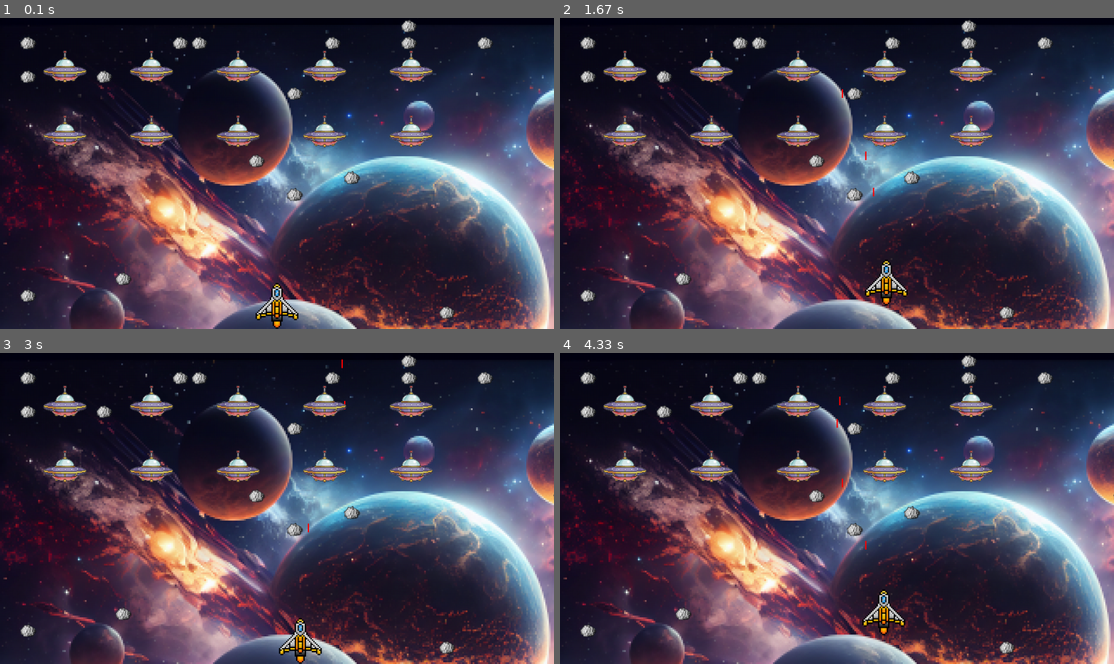
Above: before the commit, frames 1-4 (two rows, left to right).
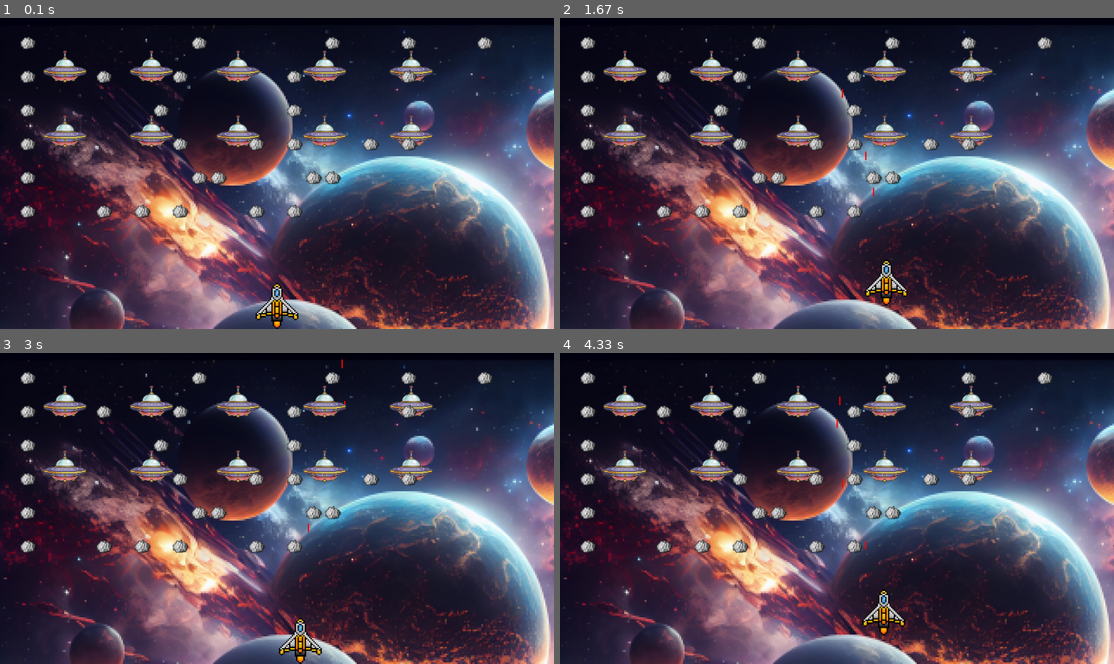
Above: after the commit, the same moments.

Repository: EgorAgafonov/Galaxian_Pygame_
Game: pygame game, started from alien_invasion.py
The game is run twice, just before and just after one commit, with the same random seed, the same clock (stepped at 60 frames per second) and the same inputs.
Inputs:
- Up to frame 1 (0.1 s): no input
- Up to frame 2 (1.67 s): tap Space at 0.33, 0.73, 1.03, 1.23, 1.57 s; hold Right 0.67-1.13 s; hold Up 1.17-1.47 s; hold Right from 1.5 s (still down)
- Up to frame 3 (3 s): tap Space at 1.87, 2.07, 2.37, 2.63, 2.97 s; release Right at 1.97 s; hold Left 2-2.53 s; hold Down 2.57-2.87 s; hold Left from 2.9 s (still down)
- Up to frame 4 (4.33 s): tap Space at 3.27, 3.4, 3.8, 4.1 s; release Left at 3.3 s; hold Up 3.33-3.7 s; hold Right from 3.73 s (still down)

The runs differ from the first frame. In frame 1, 2.7% of the frame differs, in the area x 3-100%, y 0-97%; in frame 2, 2.7%; in frame 3, 2.7%; in frame 4, 2.7%.

Commit message:
Files updated

Diff:
--- a/alien_invasion.py
+++ b/alien_invasion.py
@@ -20,8 +20,8 @@
         self.ship = Ship(screen=self.screen, ai_settings=self.settings)
         self.bullets = pygame.sprite.Group()
         self.aliens = pygame.sprite.Group()
+        self.meteors = pygame.sprite.Group()
         self._create_aliens_fleet()
-        self.meteors = pygame.sprite.Group()
         self._create_meteorite_belt()
 
     def run_game(self):
@@ -127,21 +127,21 @@
 
         meteor.x = meteor_width + randint(-10, 10) * meteor_width * meteor_number
         meteor.rect.x = meteor.x
-        meteor.rect.y = meteor.rect.height + randint(-10, 10) * meteor.rect.height * row_number
-        self.meteors.add(meteor)
+        meteor.rect.y = meteor.rect.height + 2 * meteor.rect.height * row_number
+        self.aliens.add(meteor)
 
     def _create_meteorite_belt(self):
         """"""
 
         meteor = Meteor(self)
         meteor_width, meteor_height = meteor.rect.size
-        available_space_x = self.settings.screen_width - (randint(-10, 10) * meteor_width)
-        number_meteor_x = available_space_x // (1 * meteor_width)
+        available_space_x = self.settings.screen_width - (2 * meteor_width)
+        number_meteor_x = available_space_x // (2 * meteor_width)
 
         # определим количество рядов, помещающихся на экране
-        ship_height = meteor.rect.height
-        available_space_y = (self.settings.screen_height - (1 * meteor_height) - ship_height)
-        number_rows = available_space_y // (1 * meteor_height)
+        ship_height = self.ship.rect.height
+        available_space_y = (self.settings.screen_height - (3 * meteor_height) - ship_height)
+        number_rows = available_space_y // (2 * meteor_height)
 
         # создание флота кораблей пришельцев
         for row_number in range(number_rows):
@@ -153,11 +153,11 @@
 
         self.screen.fill(self.settings.bg_color)
         self.screen.blit(self.settings.bckgrnd_screen, (0, 0))
-        self.meteors.draw(self.screen)
         self.ship.blitme()
         for bullet in self.bullets.sprites():
             bullet.draw_bullet()
         self.aliens.draw(self.screen)
+        self.meteors.draw(self.screen)
 
         pygame.display.flip()
 
--- a/meteor.py
+++ b/meteor.py
@@ -1,5 +1,4 @@
 import pygame
-import settings
 from pygame.sprite import Sprite
 
 
@@ -11,15 +10,8 @@
         super().__init__()
 
         self.screen = ai_game.screen
-        self.settings = ai_game.settings
         self.image = pygame.image.load('images/meteor.png')
         self.rect = self.image.get_rect()
         self.rect.x = self.rect.width
         self.rect.y = self.rect.height
-        self.y = float(self.rect.y)
-
-    def update(self):
-        """Перемещает метеорит по экрану вниз."""
-        # обновление позиции снаряда в вещественном формате
-        self.y += self.settings.meteors_speed
-        self.rect.y = self.y
+        self.x = float(self.rect.x)
--- a/settings.py
+++ b/settings.py
@@ -12,7 +12,7 @@
         self.bg_color = (4, 2, 80)
         self.bckgrnd_screen = pygame.image.load('images/background_screen.png')
         self.ship_speed = 3
-        self.meteors_speed = 4
+        self.meteors_speed = 3
         self.bullet_speed = 8
         self.bullet_width = 3
         self.bullet_height = 20
